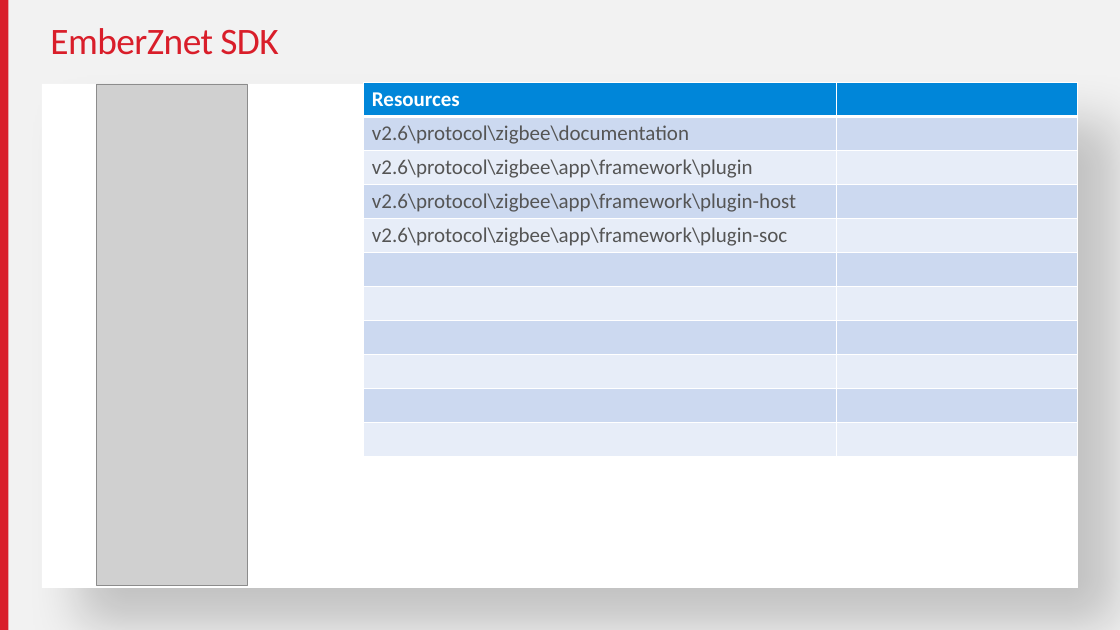
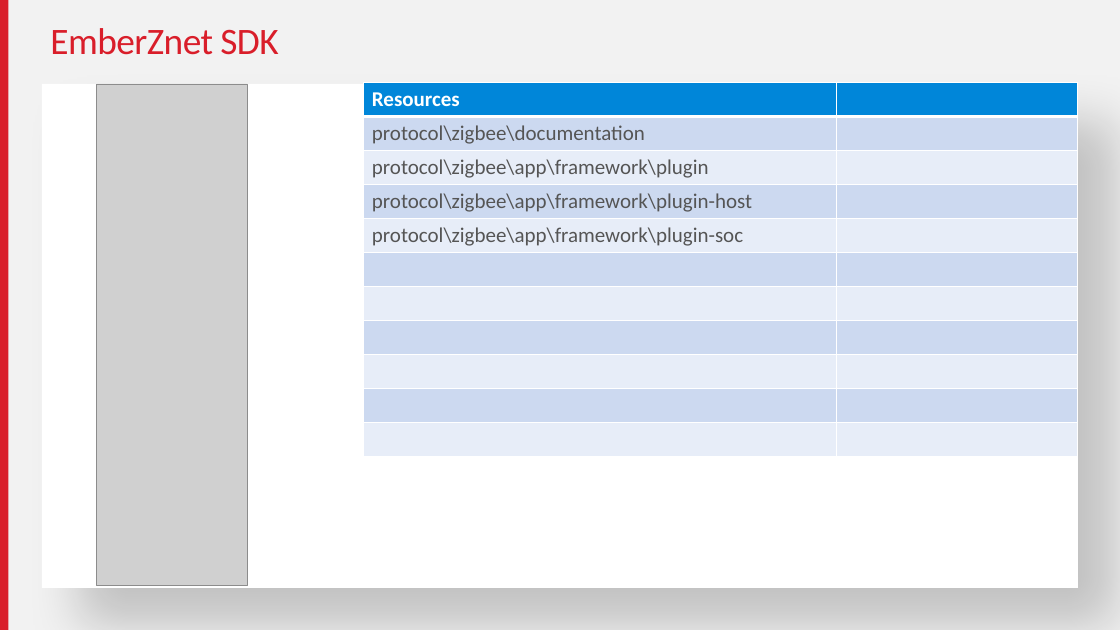
Before and after one commit to MarkDing/IoT-Developer-Boot-Camp-Wiki, a slide deck: slide 10 of files/ZB-2019Q4-ZMGC-Training/source/EmberZnet-and-WSTK.pptx. Drawn at 1120x630 pixels with LibreOffice and Linux fonts; fonts in the diff are those of the drawing; grey boxes stand for pictures. Boxes give left, top, right and bottom in pixels: in the first picture for what was removed or moved away, otherwise in the second. Text is boxed around its words. In the diff, an @@ line names an element or a change of style, - is before the commit and + after.

```diff
--- a/files/ZB-2019Q4-ZMGC-Training/source/EmberZnet-and-WSTK.pptx
+++ b/files/ZB-2019Q4-ZMGC-Training/source/EmberZnet-and-WSTK.pptx
@@ table at bbox=[364, 82, 1078, 457] @@
-row 2, column 1: v2.6\protocol\zigbee\documentation
+row 2, column 1: protocol\zigbee\documentation
-row 3, column 1: v2.6\protocol\zigbee\app\framework\plugin
+row 3, column 1: protocol\zigbee\app\framework\plugin
-row 4, column 1: v2.6\protocol\zigbee\app\framework\plugin-host
+row 4, column 1: protocol\zigbee\app\framework\plugin-host
-row 5, column 1: v2.6\protocol\zigbee\app\framework\plugin-soc
+row 5, column 1: protocol\zigbee\app\framework\plugin-soc
```
Also in this commit, not shown: 8 other slides changed, 1 slide added, 1 slide removed, 58 other files.
